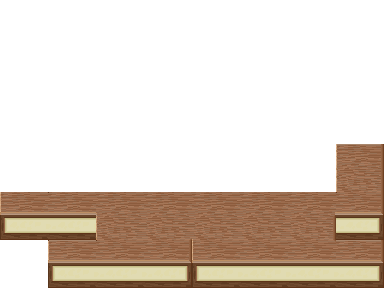
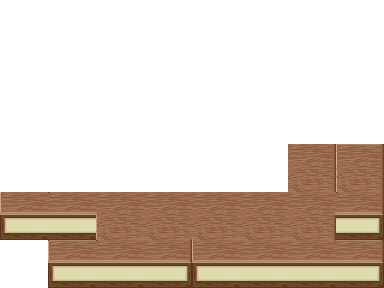
Comparing the layer stacks of the two 384px x 288px images. Changes:
pixels changed over [288,144,336,192] (layer not identified)
